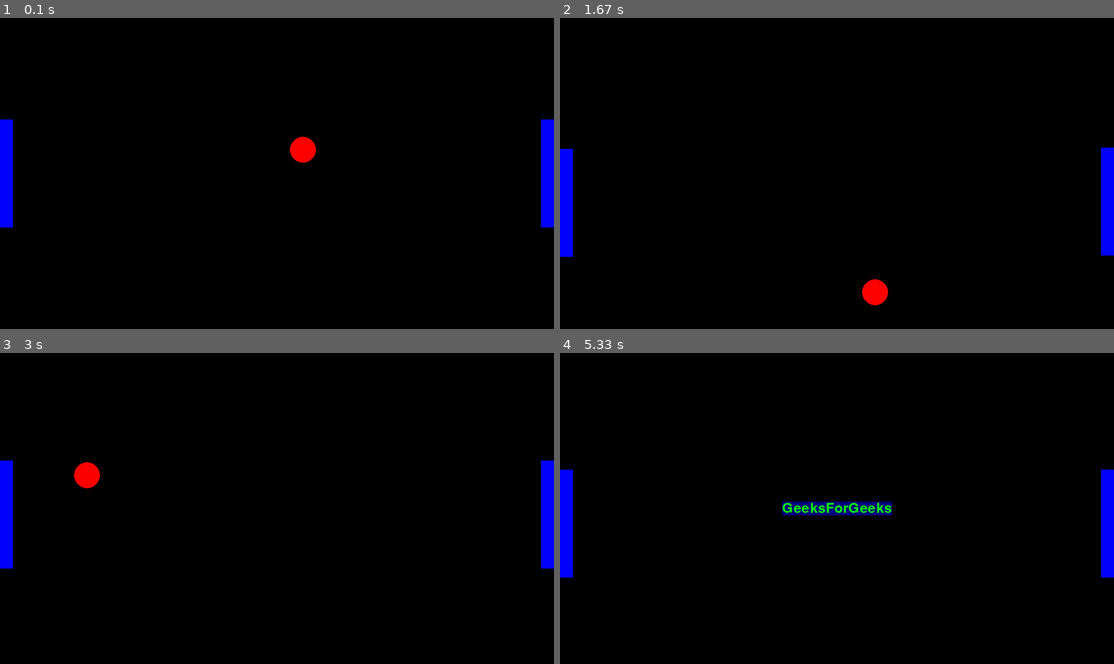
Above: before the commit, frames 1-4 (two rows, left to right).
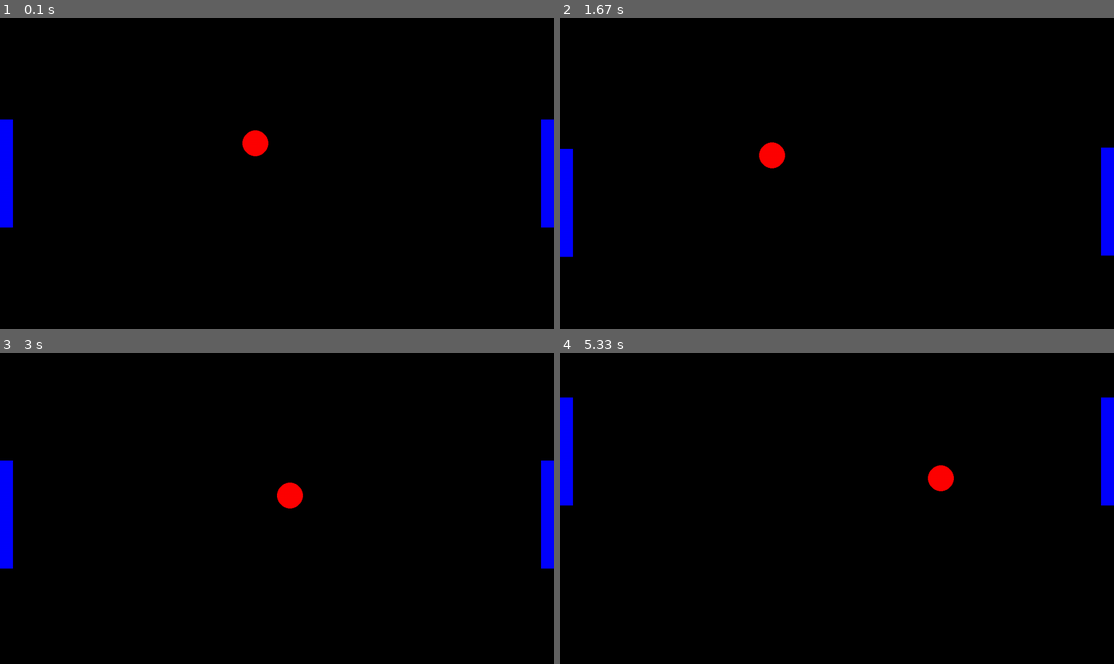
Above: after the commit, the same moments.

Repository: victoongo/games
Game: pygame game, started from pong/pong.py
Same seed, same stepped clock (60 frames per second), same inputs: the game is played once before the commit and once after it.
Inputs:
- Up to frame 1 (0.1 s): no input
- Up to frame 2 (1.67 s): hold S 0.33-0.8 s; hold Up 0.33-0.8 s; hold Up 0.83-1.3 s; hold W 0.83-1.3 s; hold Down 1.33-1.63 s; hold S 1.33-1.63 s
- Up to frame 3 (3 s): hold Up 1.67-2.03 s; hold W 1.67-2.03 s; hold Down 2.07-2.43 s; hold S 2.07-2.43 s; hold Up 2.47-2.77 s; hold W 2.47-2.77 s; hold P from 2.8 s (still down); hold Down from 2.8 s (still down); hold S from 2.8 s (still down)
- Up to frame 4 (5.33 s): release P at 3.1 s; release Down at 3.1 s; release S at 3.1 s; hold Down 3.13-3.43 s; hold S 3.13-3.43 s; hold Up 3.47-3.83 s; hold W 3.47-3.83 s; hold Down 3.87-4.23 s; hold S 3.87-4.23 s; hold Up 4.27-4.57 s; hold W 4.27-4.57 s; hold Down 4.6-4.9 s; hold S 4.6-4.9 s; hold Up 4.93-5.3 s; hold W 4.93-5.3 s

The runs differ from the first frame. In frame 1, 0.6% of the frame differs, in the area x 43-58%, y 35-47%; in frame 2, 0.6%; in frame 3, 0.6%; in frame 4, 3.4%, in the area x 0-100%, y 14-73%.

Commit message:
revise asset link and initial move to pygame

Diff:
--- a/pong/pong.py
+++ b/pong/pong.py
@@ -26,22 +26,30 @@
 points = [0, 0]
 
 
-
 ball_pos = pygame.Vector2(screen.get_width() / 2, screen.get_height() / 2)
-ball_velocity = pygame.Vector2(random.choice([-1, 1])*random.randint(beginning_ball_speed[0], beginning_ball_speed[1]), \
-                               random.choice([-1, 1])*random.randint(beginning_ball_speed[0], beginning_ball_speed[1]))
-left_paddle_pos = pygame.Vector2(paddle_dist_from_wall, (window_height-paddle_height)/2)
-right_paddle_pos = pygame.Vector2(window_width-paddle_dist_from_wall-paddle_width, (window_height-paddle_height)/2)
+ball_velocity = pygame.Vector2(
+    random.choice([-1, 1])
+    * random.randint(beginning_ball_speed[0], beginning_ball_speed[1]),
+    random.choice([-1, 1])
+    * random.randint(beginning_ball_speed[0], beginning_ball_speed[1]),
+)
+left_paddle_pos = pygame.Vector2(
+    paddle_dist_from_wall, (window_height - paddle_height) / 2
+)
+right_paddle_pos = pygame.Vector2(
+    window_width - paddle_dist_from_wall - paddle_width,
+    (window_height - paddle_height) / 2,
+)
 
 white = (255, 255, 255)
 green = (0, 255, 0)
 blue = (0, 0, 128)
 
-font = pygame.font.Font('freesansbold.ttf', 32)
+font = pygame.font.Font("freesansbold.ttf", 32)
 
 # create a text surface object,
 # on which text is drawn on it.
-text = font.render('GeeksForGeeks', True, green, blue)
+text = font.render("GeeksForGeeks", True, green, blue)
 
 # create a rectangular object for the
 # text surface object
@@ -64,8 +72,16 @@
 
     # draw all the objects
     pygame.draw.circle(screen, "red", ball_pos, ball_radius)
-    pygame.draw.rect(screen, "blue", (left_paddle_pos.x, left_paddle_pos.y, paddle_width, paddle_height))
-    pygame.draw.rect(screen, "blue", (right_paddle_pos.x, right_paddle_pos.y, paddle_width, paddle_height))
+    pygame.draw.rect(
+        screen,
+        "blue",
+        (left_paddle_pos.x, left_paddle_pos.y, paddle_width, paddle_height),
+    )
+    pygame.draw.rect(
+        screen,
+        "blue",
+        (right_paddle_pos.x, right_paddle_pos.y, paddle_width, paddle_height),
+    )
 
     # keybinds
     keys = pygame.key.get_pressed()
@@ -76,8 +92,16 @@
 
         # draw all the objects
         pygame.draw.circle(screen, ball_color, ball_pos, ball_radius)
-        pygame.draw.rect(screen, paddle_color, (left_paddle_pos.x, left_paddle_pos.y, paddle_width, paddle_height))
-        pygame.draw.rect(screen, paddle_color, (right_paddle_pos.x, right_paddle_pos.y, paddle_width, paddle_height))
+        pygame.draw.rect(
+            screen,
+            paddle_color,
+            (left_paddle_pos.x, left_paddle_pos.y, paddle_width, paddle_height),
+        )
+        pygame.draw.rect(
+            screen,
+            paddle_color,
+            (right_paddle_pos.x, right_paddle_pos.y, paddle_width, paddle_height),
+        )
 
         # keybinds
         if keys[pygame.K_w]:
@@ -86,39 +110,53 @@
                 left_paddle_pos.y = 0
         if keys[pygame.K_s]:
             left_paddle_pos.y += player_speed * dt
-            if left_paddle_pos.y > window_height-paddle_height:
-                left_paddle_pos.y = window_height-paddle_height
+            if left_paddle_pos.y > window_height - paddle_height:
+                left_paddle_pos.y = window_height - paddle_height
         if keys[pygame.K_UP]:
             right_paddle_pos.y -= player_speed * dt
             if right_paddle_pos.y < 0:
                 right_paddle_pos.y = 0
         if keys[pygame.K_DOWN]:
             right_paddle_pos.y += player_speed * dt
-            if right_paddle_pos.y > window_height-paddle_height:
-                right_paddle_pos.y = window_height-paddle_height
+            if right_paddle_pos.y > window_height - paddle_height:
+                right_paddle_pos.y = window_height - paddle_height
 
         # ball movement
         if ball_pos.y - ball_radius < 0:
             ball_velocity.y = -ball_velocity.y
         if ball_pos.y + ball_radius > window_height:
             ball_velocity.y = -ball_velocity.y
-        if ball_pos.x - ball_radius < left_paddle_pos.x + paddle_width \
-                        and left_paddle_pos.y + paddle_height + ball_radius > ball_pos.y > left_paddle_pos.y - ball_radius:
+        if (
+            ball_pos.x - ball_radius < left_paddle_pos.x + paddle_width
+            and left_paddle_pos.y + paddle_height + ball_radius
+            > ball_pos.y
+            > left_paddle_pos.y - ball_radius
+        ):
             ball_velocity.x *= -1
             bounced = True
-        if ball_pos.x + ball_radius > right_paddle_pos.x \
-                        and right_paddle_pos.y + paddle_height + ball_radius > ball_pos.y > right_paddle_pos.y - ball_radius:
+        if (
+            ball_pos.x + ball_radius > right_paddle_pos.x
+            and right_paddle_pos.y + paddle_height + ball_radius
+            > ball_pos.y
+            > right_paddle_pos.y - ball_radius
+        ):
             ball_velocity.x *= -1
             bounced = True
 
         # ball movement randomization
         if bounced:
             if ball_velocity.x >= 25:
-                ball_velocity.x -= random.randint(ball_speed_variation[0], ball_speed_variation[1])
+                ball_velocity.x -= random.randint(
+                    ball_speed_variation[0], ball_speed_variation[1]
+                )
             elif ball_velocity.x <= 10:
-                ball_velocity.x += random.randint(ball_speed_variation[0], ball_speed_variation[1])
+                ball_velocity.x += random.randint(
+                    ball_speed_variation[0], ball_speed_variation[1]
+                )
             else:
-                ball_velocity.x += random.randint(-ball_speed_variation[1], ball_speed_variation[1])
+                ball_velocity.x += random.randint(
+                    -ball_speed_variation[1], ball_speed_variation[1]
+                )
             bounced = False
 
         # managing the velocity and position
@@ -134,11 +172,15 @@
         points[1] += 1
 
     # prass P to start a new game and keep the score
-    if keys[pygame.K_p] and game_on == False:
+    if keys[pygame.K_p] and not game_on:
         game_on = True
         ball_pos = pygame.Vector2(screen.get_width() / 2, screen.get_height() / 2)
-        ball_velocity = pygame.Vector2(random.choice([-1, 1])*random.randint(beginning_ball_speed[0], beginning_ball_speed[1]), \
-                                       random.choice([-1, 1])*random.randint(beginning_ball_speed[0], beginning_ball_speed[1]))
+        ball_velocity = pygame.Vector2(
+            random.choice([-1, 1])
+            * random.randint(beginning_ball_speed[0], beginning_ball_speed[1]),
+            random.choice([-1, 1])
+            * random.randint(beginning_ball_speed[0], beginning_ball_speed[1]),
+        )
 
     # flip() the display to put your work on screen
     pygame.display.flip()
--- /dev/null
+++ b/rice_rocks/space_rocks.py
@@ -0,0 +1,377 @@
+# implementation of Spaceship - program template for RiceRocks
+import pygame as pg
+import math
+import random
+
+# globals for user interface
+WIDTH = 800
+HEIGHT = 600
+score = 0
+lives = 3
+time = 0
+started = False
+
+
+class ImageInfo:
+    def __init__(self, center, size, radius=0, lifespan=None, animated=False):
+        self.center = center
+        self.size = size
+        self.radius = radius
+        if lifespan:
+            self.lifespan = lifespan
+        else:
+            self.lifespan = float("inf")
+        self.animated = animated
+
+    def get_center(self):
+        return self.center
+
+    def get_size(self):
+        return self.size
+
+    def get_radius(self):
+        return self.radius
+
+    def get_lifespan(self):
+        return self.lifespan
+
+    def get_animated(self):
+        return self.animated
+
+
+# debris images - debris1_brown.png, debris2_brown.png, debris3_brown.png, debris4_brown.png
+#                 debris1_blue.png, debris2_blue.png, debris3_blue.png, debris4_blue.png, debris_blend.png
+debris_info = ImageInfo([320, 240], [640, 480])
+debris_image = pg.image.load("assets/debris2_blue.png")
+
+# nebula images - nebula_brown.png, nebula_blue.png
+nebula_info = ImageInfo([400, 300], [800, 600])
+nebula_image = pg.image.load("assets/nebula_blue.f2014.png")
+
+# splash image
+splash_info = ImageInfo([200, 150], [400, 300])
+splash_image = pg.image.load("assets/splash.png")
+
+# ship image
+ship_info = ImageInfo([45, 45], [90, 90], 35)
+ship_image = pg.image.load("assets/double_ship.png")
+
+# missile image - shot1.png, shot2.png, shot3.png
+missile_info = ImageInfo([5, 5], [10, 10], 3, 50)
+missile_image = pg.image.load("assets/shot2.png")
+
+# asteroid images - asteroid_blue.png, asteroid_brown.png, asteroid_blend.png
+asteroid_info = ImageInfo([45, 45], [90, 90], 40)
+asteroid_image = pg.image.load("assets/asteroid_blue.png")
+
+# animated explosion - explosion_orange.png, explosion_blue.png, explosion_blue2.png, explosion_alpha.png
+explosion_info = ImageInfo([64, 64], [128, 128], 17, 24, True)
+explosion_image = pg.image.load("assets/explosion_alpha.png")
+
+# sound assets purchased from sounddogs.com, please do not redistribute
+# .ogg versions of sounds are also available, just replace .mp3 by .ogg
+soundtrack = pg.sound_load("assets/soundtrack.mp3")
+missile_sound = pg.sound_load("assets/missile.mp3")
+missile_sound.set_volume(0.5)
+ship_thrust_sound = pg.sound_load("assets/thrust.mp3")
+explosion_sound = pg.sound_load("assets/explosion.mp3")
+
+
+# helper functions to handle transformations
+def angle_to_vector(ang):
+    return [math.cos(ang), math.sin(ang)]
+
+
+def dist(p, q):
+    return math.sqrt((p[0] - q[0]) ** 2 + (p[1] - q[1]) ** 2)
+
+
+# Ship class
+class Ship:
+
+    def __init__(self, pos, vel, angle, image, info):
+        self.pos = [pos[0], pos[1]]
+        self.vel = [vel[0], vel[1]]
+        self.thrust = False
+        self.angle = angle
+        self.angle_vel = 0
+        self.image = image
+        self.image_center = info.get_center()
+        self.image_size = info.get_size()
+        self.radius = info.get_radius()
+
+    def draw(self, canvas):
+        if self.thrust:
+            canvas.draw_image(
+                self.image,
+                [self.image_center[0] + self.image_size[0], self.image_center[1]],
+                self.image_size,
+                self.pos,
+                self.image_size,
+                self.angle,
+            )
+        else:
+            canvas.draw_image(
+                self.image,
+                self.image_center,
+                self.image_size,
+                self.pos,
+                self.image_size,
+                self.angle,
+            )
+        # canvas.draw_circle(self.pos, self.radius, 1, "White", "White")
+
+    def update(self):
+        # update angle
+        self.angle += self.angle_vel
+
+        # update position
+        self.pos[0] = (self.pos[0] + self.vel[0]) % WIDTH
+        self.pos[1] = (self.pos[1] + self.vel[1]) % HEIGHT
+
+        # update velocity
+        if self.thrust:
+            acc = angle_to_vector(self.angle)
+            self.vel[0] += acc[0] * 0.1
+            self.vel[1] += acc[1] * 0.1
+
+        self.vel[0] *= 0.99
+        self.vel[1] *= 0.99
+
+    def set_thrust(self, on):
+        self.thrust = on
+        if on:
+            ship_thrust_sound.rewind()
+            ship_thrust_sound.play()
+        else:
+            ship_thrust_sound.pause()
+
+    def increment_angle_vel(self):
+        self.angle_vel += 0.05
+
+    def decrement_angle_vel(self):
+        self.angle_vel -= 0.05
+
+    def shoot(self):
+        global a_missile
+        forward = angle_to_vector(self.angle)
+        missile_pos = [
+            self.pos[0] + self.radius * forward[0],
+            self.pos[1] + self.radius * forward[1],
+        ]
+        missile_vel = [self.vel[0] + 6 * forward[0], self.vel[1] + 6 * forward[1]]
+        rock_group.add(
+            Sprite(
+                missile_pos,
+                missile_vel,
+                self.angle,
+                0,
+                missile_image,
+                missile_info,
+                missile_sound,
+            )
+        )
+
+    def get_radius(self):
+        return self.radius
+
+    def get_position(self):
+        return self.pos
+
+
+# Sprite class
+class Sprite:
+    def __init__(self, pos, vel, ang, ang_vel, image, info, sound=None):
+        self.pos = [pos[0], pos[1]]
+        self.vel = [vel[0], vel[1]]
+        self.angle = ang
+        self.angle_vel = ang_vel
+        self.image = image
+        self.image_center = info.get_center()
+        self.image_size = info.get_size()
+        self.radius = info.get_radius()
+        self.lifespan = info.get_lifespan()
+        self.animated = info.get_animated()
+        self.age = 0
+        if sound:
+            sound.rewind()
+            sound.play()
+
+    def draw(self, canvas):
+        canvas.draw_image(
+            self.image,
+            self.image_center,
+            self.image_size,
+            self.pos,
+            self.image_size,
+            self.angle,
+        )
+
+    def update(self):
+        # update angle
+        self.angle += self.angle_vel
+
+        # update position
+        self.pos[0] = (self.pos[0] + self.vel[0]) % WIDTH
+        self.pos[1] = (self.pos[1] + self.vel[1]) % HEIGHT
+
+        self.age += 1
+
+        if self.age > self.lifespan:
+            # print("T")
+            return True
+        else:
+            # print("F")
+            return False
+
+    def get_radius(self):
+        return self.radius
+
+    def get_position(self):
+        return self.pos
+
+    def get_lifespan(self):
+        return self.lifespan
+
+    def get_age(self):
+        return self.age
+
+    def collide(self, other_object):
+        dist = math.sqrt(
+            (self.pos[0] - other_object.get_position()[0]) ** 2
+            + (self.pos[1] - other_object.get_position()[1]) ** 2
+        )
+        cdist = self.radius + other_object.get_radius()
+        if dist < cdist:
+            return True
+        else:
+            return False
+
+
+def group_collide(group, single):
+    collide = 0
+    for rock in list(group):
+        if rock.collide(single):
+            group.remove(rock)
+            collide = 1
+    if collide == 1:
+        return True
+    else:
+        return False
+
+
+# mouseclick handlers that reset UI and conditions whether splash image is drawn
+def click(pos):
+    global started
+    center = [WIDTH / 2, HEIGHT / 2]
+    size = splash_info.get_size()
+    inwidth = (center[0] - size[0] / 2) < pos[0] < (center[0] + size[0] / 2)
+    inheight = (center[1] - size[1] / 2) < pos[1] < (center[1] + size[1] / 2)
+    if (not started) and inwidth and inheight:
+        started = True
+
+
+def draw(canvas):
+    global time, started, score, lives
+
+    # animiate background
+    time += 1
+    wtime = (time / 4) % WIDTH
+    center = debris_info.get_center()
+    size = debris_info.get_size()
+    canvas.draw_image(
+        nebula_image,
+        nebula_info.get_center(),
+        nebula_info.get_size(),
+        [WIDTH / 2, HEIGHT / 2],
+        [WIDTH, HEIGHT],
+    )
+    canvas.draw_image(
+        debris_image, center, size, (wtime - WIDTH / 2, HEIGHT / 2), (WIDTH, HEIGHT)
+    )
+    canvas.draw_image(
+        debris_image, center, size, (wtime + WIDTH / 2, HEIGHT / 2), (WIDTH, HEIGHT)
+    )
+
+    # draw UI
+    canvas.draw_text("Lives", [50, 50], 22, "White")
+    canvas.draw_text("Score", [680, 50], 22, "White")
+    canvas.draw_text(str(lives), [50, 80], 22, "White")
+    canvas.draw_text(str(score), [680, 80], 22, "White")
+
+    # draw ship and sprites
+    my_ship.draw(canvas)
+    for rock in rock_group:
+        rock.draw(canvas)
+    for missile in missile_group:
+        missile.draw(canvas)
+        print(missile.get_lifespan())
+        print(missile.get_age())
+
+    # update ship and sprites
+    my_ship.update()
+    for rock in rock_group:
+        rock.update()
+    for missile in list(missile_group):
+        print("T")
+        if missile.update():
+            print("T")
+            missile_group.remove(missile)
+
+    # collide
+    if group_collide(rock_group, my_ship):
+        lives -= 1
+
+    # draw splash screen if not started
+    if not started:
+        canvas.draw_image(
+            splash_image,
+            splash_info.get_center(),
+            splash_info.get_size(),
+            [WIDTH / 2, HEIGHT / 2],
+            splash_info.get_size(),
+        )
+
+
+# timer handler that spawns a rock
+def rock_spawner():
+    global rock_group
+    rock_pos = [random.randrange(0, WIDTH), random.randrange(0, HEIGHT)]
+    rock_vel = [random.random() * 0.6 - 0.3, random.random() * 0.6 - 0.3]
+    rock_avel = random.random() * 0.2 - 0.1
+    if len(rock_group) <= 12:
+        rock_group.add(
+            Sprite(rock_pos, rock_vel, 0, rock_avel, asteroid_image, asteroid_info)
+        )
+
+
+# initialize stuff
+clock = pg.time.Clock()
+running = True
+
+# initialize ship and two sprites
+my_ship = Ship([WIDTH / 2, HEIGHT / 2], [0, 0], 0, ship_image, ship_info)
+rock_group = set([])
+missile_group = set(
+    []
+)  # Sprite([2 * WIDTH / 3, 2 * HEIGHT / 3], [-1,1], 0, 0, missile_image, missile_info, missile_sound)
+
+
+while running:
+    for event in pg.event.get():
+        if event.type == pg.QUIT:
+            running = False
+
+    keys = pg.key.get_pressed()
+
+    # key handlers to control ship
+    if keys[pg.K_LEFT]:
+        my_ship.decrement_angle_vel()
+    elif keys[pg.K_RIGHT]:
+        my_ship.increment_angle_vel()
+    elif keys[pg.K_UP]:
+        my_ship.set_thrust(True)
+    elif keys[pg.K_SPACE]:
+        my_ship.shoot()
+
+    clock.tick(60)
